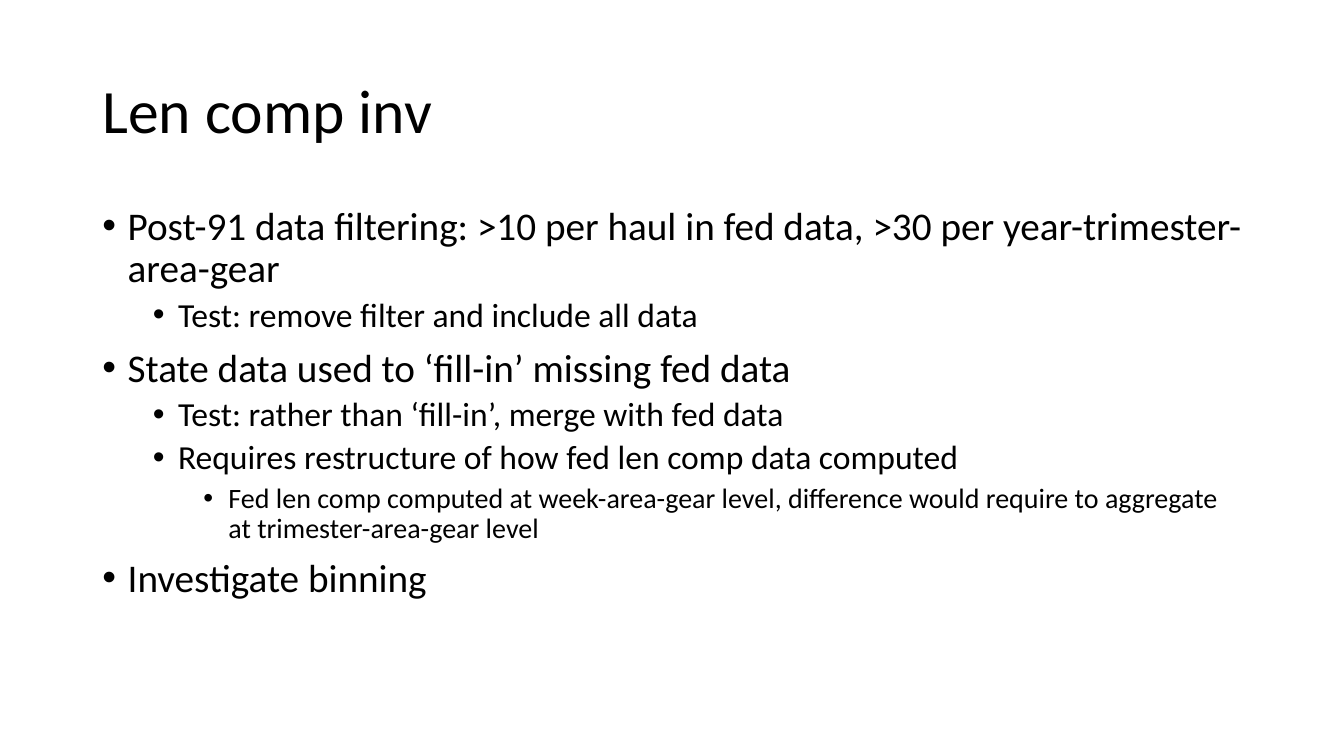
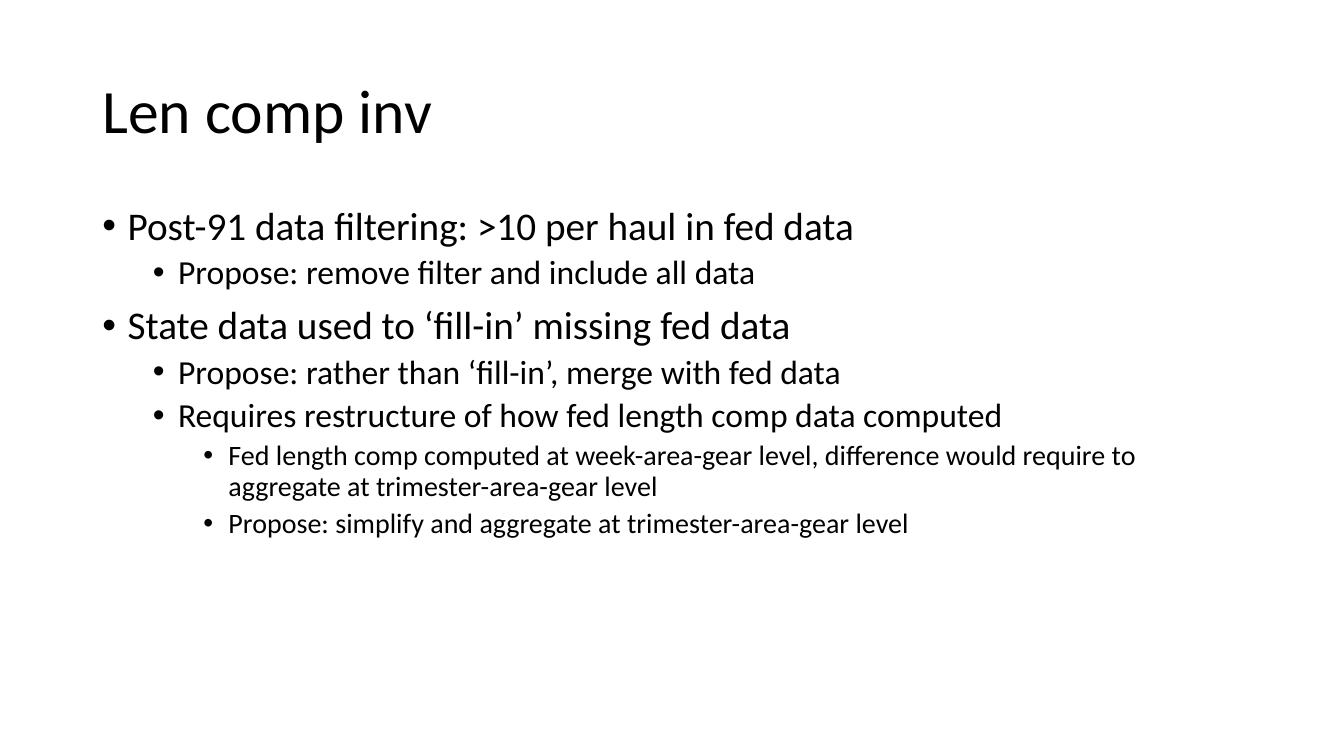
Before and after one commit to pete-hulson/goa_pcod, a slide deck: slide 7 of 2024/presentation/sept_pt/sept_pt_notes.pptx (slide 5 before the commit). Drawn at 1344x756 pixels with LibreOffice and Linux fonts; fonts in the diff are those of the drawing. Boxes give left, top, right and bottom in pixels: in the first picture for what was removed or moved away, otherwise in the second. Text is boxed around its words. In the diff, an @@ line names an element or a change of style, - is before the commit and + after.

```diff
--- a/2024/presentation/sept_pt/sept_pt_notes.pptx
+++ b/2024/presentation/sept_pt/sept_pt_notes.pptx
@@ text at [128,212,853,290]: text changed @@
-• Post-91 data filtering: >10 per haul in fed data, >30 per year-trimester-area-gear
-  • Test: remove filter and include all data
+• Post-91 data filtering: >10 per haul in fed data
+  • Propose: remove filter and include all data
@@ text at [178,360,1136,538]: text changed @@
-  • Test: rather than ‘fill-in’, merge with fed data
-  • Requires restructure of how fed len comp data computed
-    • Fed len comp computed at week-area-gear level, difference would require to aggregate at trimester-area-gear level
-• Investigate binning
+  • Propose: rather than ‘fill-in’, merge with fed data
+  • Requires restructure of how fed length comp data computed
+    • Fed length comp computed at week-area-gear level, difference would require to aggregate at trimester-area-gear level
+    • Propose: simplify and aggregate at trimester-area-gear level
```
Also in this commit, not shown: 3 other slides changed, 6 slides added, 8 other files.
